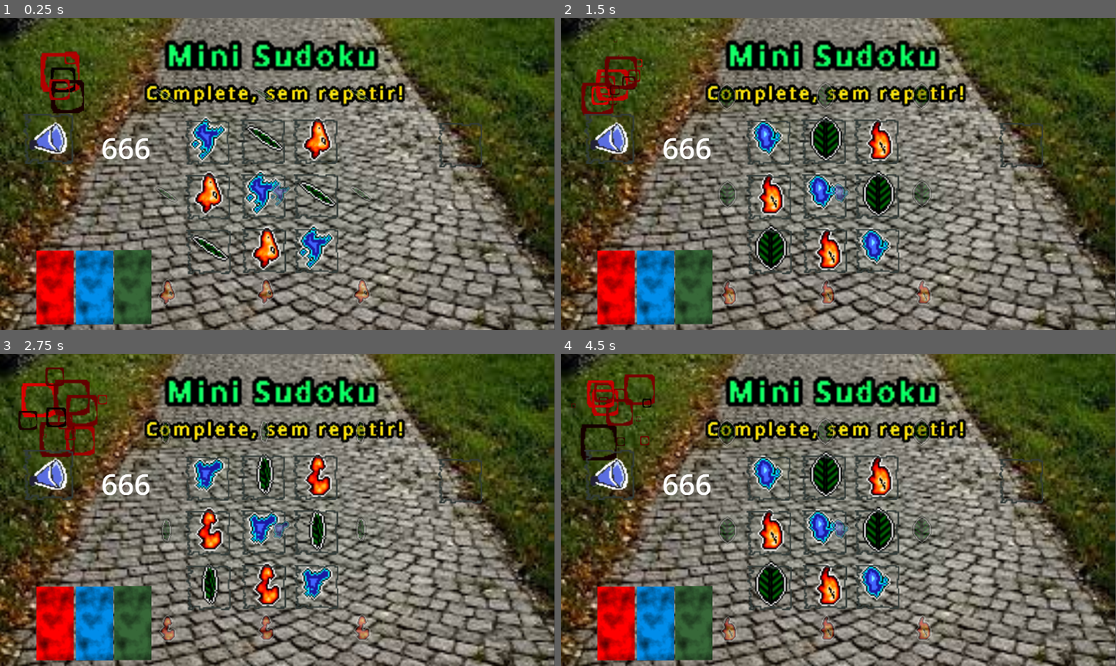
Above: before the commit, frames 1-4 (two rows, left to right).
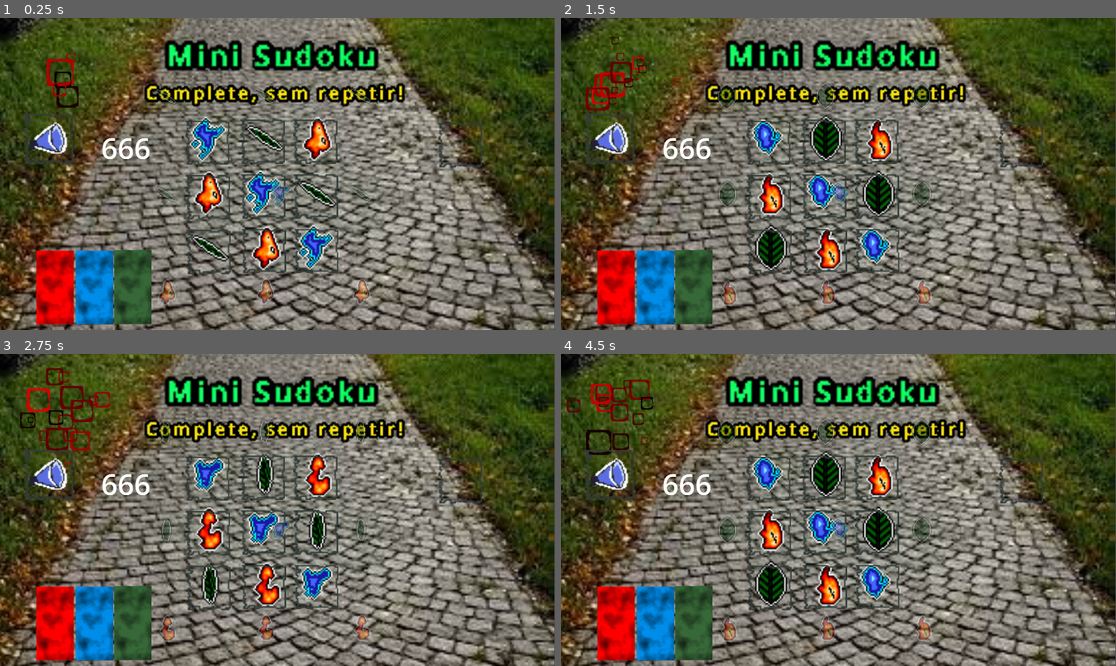
Above: after the commit, the same moments.

Repository: onoriofelipe/mini_sudoku
Game: Godot game, scene res://microjogos/2024S1/projeto_felipe_onorio/cenas/main.tscn
The game is run twice, just before and just after one commit, with the same random seed, the same clock (stepped at 60 frames per second) and the same inputs. Sound files missing from this copy of the repository are replaced by a short silence.
Inputs:
- Up to frame 1 (0.25 s): no input
- Up to frame 2 (1.5 s): hold Right (direita) 0.53-1.28 s; hold Space (acao) 0.53-1.28 s; hold Down (baixo) from 1.28 s (still down); tap Space (acao) at 1.35 s
- Up to frame 3 (2.75 s): release Down (baixo) at 2.03 s; hold Right (direita) from 2.03 s (still down); hold Space (acao) from 2.03 s (still down)
- Up to frame 4 (4.5 s): release Right (direita) at 2.78 s; release Space (acao) at 2.78 s; hold Up (cima) 2.78-3.53 s; tap Space (acao) at 2.85, 4.35 s; hold Space (acao) 3.53-4.28 s; hold Left (esquerda) from 3.53 s (still down)

The runs differ from the first frame. In frame 1, 1.0% of the frame differs, in the area x 7-16%, y 10-31%; in frame 2, 1.1%; in frame 3, 1.9%, in the area x 3-20%, y 4-38%; in frame 4, 1.6%.

Commit message:
Add initial destroyed cell animation for visual feedback

Diff:
--- a/microjogos/2024S1/projeto_felipe_onorio/cenas/area_cell_0.gd
+++ b/microjogos/2024S1/projeto_felipe_onorio/cenas/area_cell_0.gd
@@ -9,6 +9,7 @@
 
 var marked_for_destruction: bool = false
 
+signal play_destruction_animation()
 signal cell_popped(state: State)
 
 enum State {EMPTY, FIRST, SECOND, THIRD }
@@ -47,6 +48,7 @@
 func _ready():
 	#cursor_area.row_and_column_complete.connect(self.maybe_destroy_self)
 	cell_popped.connect(score_label.accumulate_state)
+	play_destruction_animation.connect($destroyed_animation.on_play_destroyed_animation)
 	pass
 
 # TODO: change for handling from row node notification
@@ -79,6 +81,7 @@
 func get_next():
 	last_state = state
 	# play_destruction_animation_shader_or_vfx()
+	play_destruction_animation.emit()
 	state = next_display.pop_next()
 	update()
 	pass
--- /dev/null
+++ b/microjogos/2024S1/projeto_felipe_onorio/cenas/destroyed_animation.gd
@@ -0,0 +1,17 @@
+extends CPUParticles2D
+
+# Called when the node enters the scene tree for the first time.
+func _ready():
+
+	pass # Replace with function body.
+
+
+# Called every frame. 'delta' is the elapsed time since the previous frame.
+func _process(delta):
+	pass
+
+func on_play_destroyed_animation():
+	#emitting = true
+	emitting = true
+	restart()
+	print("tried to play destroy animation")
--- a/microjogos/2024S1/projeto_felipe_onorio/cenas/main.tscn
+++ b/microjogos/2024S1/projeto_felipe_onorio/cenas/main.tscn
@@ -21,6 +21,7 @@
 [ext_resource type="Script" path="res://microjogos/2024S1/projeto_felipe_onorio/cenas/score_label.gd" id="14_scouh"]
 [ext_resource type="Script" path="res://microjogos/2024S1/projeto_felipe_onorio/cenas/mana.gd" id="15_1rcye"]
 [ext_resource type="Script" path="res://microjogos/2024S1/projeto_felipe_onorio/cenas/next_display.gd" id="17_y5pjc"]
+[ext_resource type="Script" path="res://microjogos/2024S1/projeto_felipe_onorio/cenas/destroyed_animation.gd" id="19_x0x13"]
 [ext_resource type="Script" path="res://microjogos/2024S1/projeto_felipe_onorio/cenas/row.gd" id="20_n1n8m"]
 [ext_resource type="Script" path="res://microjogos/2024S1/projeto_felipe_onorio/cenas/the_test_button.gd" id="23_dofep"]
 
@@ -35,17 +36,26 @@
 color_ramp = SubResource("Gradient_n40rd")
 noise = SubResource("FastNoiseLite_m7mfj")
 
+[sub_resource type="Gradient" id="Gradient_ycyuc"]
+offsets = PackedFloat32Array(0.394309, 0.51626, 0.686992, 0.760163)
+colors = PackedColorArray(1, 0.25098, 0, 1, 1, 1, 1, 1, 1, 1, 1, 1, 1, 1, 1, 0)
+
+[sub_resource type="GradientTexture2D" id="GradientTexture2D_hemmq"]
+gradient = SubResource("Gradient_ycyuc")
+fill = 1
+fill_from = Vector2(0.5, 0.5)
+
+[sub_resource type="Curve" id="Curve_wm11p"]
+_data = [Vector2(0.0070922, 0.652457), 0.0, 0.0, 0, 0, Vector2(0.592199, 0.502168), 0.0, 0.0, 0, 0, Vector2(1, 0.182803), 0.0, 0.0, 0, 0]
+point_count = 3
+
+[sub_resource type="Gradient" id="Gradient_of1jo"]
+colors = PackedColorArray(1, 0, 0, 1, 1, 1, 0, 1)
+
+[sub_resource type="Gradient" id="Gradient_vok31"]
+
 [sub_resource type="CanvasTexture" id="CanvasTexture_eo2l5"]
 diffuse_texture = ExtResource("12_ervd2")
-
-[sub_resource type="Curve" id="Curve_wm11p"]
-_data = [Vector2(0, 1), 0.0, 0.0, 0, 0, Vector2(1, 0), 0.0, 0.0, 0, 0]
-point_count = 2
-
-[sub_resource type="Gradient" id="Gradient_of1jo"]
-colors = PackedColorArray(1, 0, 0, 1, 1, 1, 0, 1)
-
-[sub_resource type="Gradient" id="Gradient_vok31"]
 
 [node name="Main" type="Node2D"]
 script = ExtResource("1_1yj3m")
@@ -190,6 +200,28 @@
 speed_scale = 4.0
 script = ExtResource("17_y5pjc")
 
+[node name="destroyed_animation" type="CPUParticles2D" parent="status_checker/area_cell_0"]
+z_index = 2
+position = Vector2(-4, 0)
+emitting = false
+amount = 15
+one_shot = true
+speed_scale = 2.33
+explosiveness = 1.0
+texture = SubResource("GradientTexture2D_hemmq")
+emission_shape = 2
+emission_sphere_radius = 0.01
+direction = Vector2(0, 0)
+spread = 180.0
+gravity = Vector2(0, 0)
+initial_velocity_min = 96.35
+initial_velocity_max = 155.95
+scale_amount_curve = SubResource("Curve_wm11p")
+color = Color(0.87451, 1, 0.32549, 1)
+color_ramp = SubResource("Gradient_of1jo")
+color_initial_ramp = SubResource("Gradient_vok31")
+script = ExtResource("19_x0x13")
+
 [node name="area_cell_1" type="Area2D" parent="status_checker" node_paths=PackedStringArray("right_neighbor", "left_neighbor", "down_neighbor")]
 position = Vector2(915, 421)
 script = ExtResource("5_n4jon")
@@ -219,6 +251,28 @@
 speed_scale = 4.0
 script = ExtResource("17_y5pjc")
 
+[node name="destroyed_animation" type="CPUParticles2D" parent="status_checker/area_cell_1"]
+z_index = 2
+position = Vector2(-4, 0)
+emitting = false
+amount = 15
+one_shot = true
+speed_scale = 2.33
+explosiveness = 1.0
+texture = SubResource("GradientTexture2D_hemmq")
+emission_shape = 2
+emission_sphere_radius = 0.01
+direction = Vector2(0, 0)
+spread = 180.0
+gravity = Vector2(0, 0)
+initial_velocity_min = 96.35
+initial_velocity_max = 155.95
+scale_amount_curve = SubResource("Curve_wm11p")
+color = Color(0.87451, 1, 0.32549, 1)
+color_ramp = SubResource("Gradient_of1jo")
+color_initial_ramp = SubResource("Gradient_vok31")
+script = ExtResource("19_x0x13")
+
 [node name="area_cell_2" type="Area2D" parent="status_checker" node_paths=PackedStringArray("left_neighbor", "down_neighbor")]
 position = Vector2(1097, 421)
 script = ExtResource("5_n4jon")
@@ -244,6 +298,28 @@
 scale = Vector2(3, 3)
 speed_scale = 4.0
 script = ExtResource("17_y5pjc")
+
+[node name="destroyed_animation" type="CPUParticles2D" parent="status_checker/area_cell_2"]
+z_index = 2
+position = Vector2(-4, 0)
+emitting = false
+amount = 15
+one_shot = true
+speed_scale = 2.33
+explosiveness = 1.0
+texture = SubResource("GradientTexture2D_hemmq")
+emission_shape = 2
+emission_sphere_radius = 0.01
+direction = Vector2(0, 0)
+spread = 180.0
+gravity = Vector2(0, 0)
+initial_velocity_min = 96.35
+initial_velocity_max = 155.95
+scale_amount_curve = SubResource("Curve_wm11p")
+color = Color(0.87451, 1, 0.32549, 1)
+color_ramp = SubResource("Gradient_of1jo")
+color_initial_ramp = SubResource("Gradient_vok31")
+script = ExtResource("19_x0x13")
 
 [node name="area_cell_3" type="Area2D" parent="status_checker" node_paths=PackedStringArray("right_neighbor", "up_neighbor", "down_neighbor")]
 position = Vector2(726, 613)
@@ -272,6 +348,28 @@
 scale = Vector2(3, 3)
 speed_scale = 4.0
 script = ExtResource("17_y5pjc")
+
+[node name="destroyed_animation" type="CPUParticles2D" parent="status_checker/area_cell_3"]
+z_index = 2
+position = Vector2(-4, 0)
+emitting = false
+amount = 15
+one_shot = true
+speed_scale = 2.33
+explosiveness = 1.0
+texture = SubResource("GradientTexture2D_hemmq")
+emission_shape = 2
+emission_sphere_radius = 0.01
+direction = Vector2(0, 0)
+spread = 180.0
+gravity = Vector2(0, 0)
+initial_velocity_min = 96.35
+initial_velocity_max = 155.95
+scale_amount_curve = SubResource("Curve_wm11p")
+color = Color(0.87451, 1, 0.32549, 1)
+color_ramp = SubResource("Gradient_of1jo")
+color_initial_ramp = SubResource("Gradient_vok31")
+script = ExtResource("19_x0x13")
 
 [node name="area_cell_4" type="Area2D" parent="status_checker" node_paths=PackedStringArray("right_neighbor", "left_neighbor", "up_neighbor", "down_neighbor")]
 position = Vector2(917, 610)
@@ -303,6 +401,28 @@
 speed_scale = 4.0
 script = ExtResource("17_y5pjc")
 
+[node name="destroyed_animation" type="CPUParticles2D" parent="status_checker/area_cell_4"]
+z_index = 2
+position = Vector2(-4, 0)
+emitting = false
+amount = 15
+one_shot = true
+speed_scale = 2.33
+explosiveness = 1.0
+texture = SubResource("GradientTexture2D_hemmq")
+emission_shape = 2
+emission_sphere_radius = 0.01
+direction = Vector2(0, 0)
+spread = 180.0
+gravity = Vector2(0, 0)
+initial_velocity_min = 96.35
+initial_velocity_max = 155.95
+scale_amount_curve = SubResource("Curve_wm11p")
+color = Color(0.87451, 1, 0.32549, 1)
+color_ramp = SubResource("Gradient_of1jo")
+color_initial_ramp = SubResource("Gradient_vok31")
+script = ExtResource("19_x0x13")
+
 [node name="area_cell_5" type="Area2D" parent="status_checker" node_paths=PackedStringArray("left_neighbor", "up_neighbor", "down_neighbor")]
 position = Vector2(1099, 610)
 script = ExtResource("5_n4jon")
@@ -332,6 +452,28 @@
 speed_scale = 4.0
 script = ExtResource("17_y5pjc")
 
+[node name="destroyed_animation" type="CPUParticles2D" parent="status_checker/area_cell_5"]
+z_index = 2
+position = Vector2(-4, 0)
+emitting = false
+amount = 15
+one_shot = true
+speed_scale = 2.33
+explosiveness = 1.0
+texture = SubResource("GradientTexture2D_hemmq")
+emission_shape = 2
+emission_sphere_radius = 0.01
+direction = Vector2(0, 0)
+spread = 180.0
+gravity = Vector2(0, 0)
+initial_velocity_min = 96.35
+initial_velocity_max = 155.95
+scale_amount_curve = SubResource("Curve_wm11p")
+color = Color(0.87451, 1, 0.32549, 1)
+color_ramp = SubResource("Gradient_of1jo")
+color_initial_ramp = SubResource("Gradient_vok31")
+script = ExtResource("19_x0x13")
+
 [node name="area_cell_6" type="Area2D" parent="status_checker" node_paths=PackedStringArray("right_neighbor", "up_neighbor")]
 position = Vector2(728, 802)
 script = ExtResource("5_n4jon")
@@ -360,6 +502,28 @@
 speed_scale = 4.0
 script = ExtResource("17_y5pjc")
 
+[node name="destroyed_animation" type="CPUParticles2D" parent="status_checker/area_cell_6"]
+z_index = 2
+position = Vector2(-4, 0)
+emitting = false
+amount = 15
+one_shot = true
+speed_scale = 2.33
+explosiveness = 1.0
+texture = SubResource("GradientTexture2D_hemmq")
+emission_shape = 2
+emission_sphere_radius = 0.01
+direction = Vector2(0, 0)
+spread = 180.0
+gravity = Vector2(0, 0)
+initial_velocity_min = 96.35
+initial_velocity_max = 155.95
+scale_amount_curve = SubResource("Curve_wm11p")
+color = Color(0.87451, 1, 0.32549, 1)
+color_ramp = SubResource("Gradient_of1jo")
+color_initial_ramp = SubResource("Gradient_vok31")
+script = ExtResource("19_x0x13")
+
 [node name="area_cell_7" type="Area2D" parent="status_checker" node_paths=PackedStringArray("right_neighbor", "left_neighbor", "up_neighbor")]
 position = Vector2(919, 799)
 script = ExtResource("5_n4jon")
@@ -388,6 +552,28 @@
 speed_scale = 4.0
 script = ExtResource("17_y5pjc")
 
+[node name="destroyed_animation" type="CPUParticles2D" parent="status_checker/area_cell_7"]
+z_index = 2
+position = Vector2(-4, 0)
+emitting = false
+amount = 15
+one_shot = true
+speed_scale = 2.33
+explosiveness = 1.0
+texture = SubResource("GradientTexture2D_hemmq")
+emission_shape = 2
+emission_sphere_radius = 0.01
+direction = Vector2(0, 0)
+spread = 180.0
+gravity = Vector2(0, 0)
+initial_velocity_min = 96.35
+initial_velocity_max = 155.95
+scale_amount_curve = SubResource("Curve_wm11p")
+color = Color(0.87451, 1, 0.32549, 1)
+color_ramp = SubResource("Gradient_of1jo")
+color_initial_ramp = SubResource("Gradient_vok31")
+script = ExtResource("19_x0x13")
+
 [node name="area_cell_8" type="Area2D" parent="status_checker" node_paths=PackedStringArray("left_neighbor", "up_neighbor")]
 position = Vector2(1101, 799)
 script = ExtResource("5_n4jon")
@@ -415,6 +601,28 @@
 scale = Vector2(3, 3)
 speed_scale = 4.0
 script = ExtResource("17_y5pjc")
+
+[node name="destroyed_animation" type="CPUParticles2D" parent="status_checker/area_cell_8"]
+z_index = 2
+position = Vector2(-4, 0)
+emitting = false
+amount = 15
+one_shot = true
+speed_scale = 2.33
+explosiveness = 1.0
+texture = SubResource("GradientTexture2D_hemmq")
+emission_shape = 2
+emission_sphere_radius = 0.01
+direction = Vector2(0, 0)
+spread = 180.0
+gravity = Vector2(0, 0)
+initial_velocity_min = 96.35
+initial_velocity_max = 155.95
+scale_amount_curve = SubResource("Curve_wm11p")
+color = Color(0.87451, 1, 0.32549, 1)
+color_ramp = SubResource("Gradient_of1jo")
+color_initial_ramp = SubResource("Gradient_vok31")
+script = ExtResource("19_x0x13")
 
 [node name="row_0" type="Sprite2D" parent="status_checker" node_paths=PackedStringArray("cells")]
 script = ExtResource("20_n1n8m")
@@ -491,6 +699,29 @@
 texture_pressed = ExtResource("12_ervd2")
 script = ExtResource("23_dofep")
 
+[node name="destroyed_animation_gpu" type="GPUParticles2D" parent="."]
+position = Vector2(2097, 510)
+
+[node name="destroyed_animation" type="CPUParticles2D" parent="."]
+visible = false
+z_index = 2
+position = Vector2(-4, 0)
+amount = 15
+speed_scale = 2.33
+explosiveness = 1.0
+texture = SubResource("GradientTexture2D_hemmq")
+emission_shape = 2
+emission_sphere_radius = 0.01
+direction = Vector2(0, 0)
+spread = 180.0
+gravity = Vector2(0, 0)
+initial_velocity_min = 96.35
+initial_velocity_max = 155.95
+scale_amount_curve = SubResource("Curve_wm11p")
+color = Color(0.87451, 1, 0.32549, 1)
+color_ramp = SubResource("Gradient_of1jo")
+color_initial_ramp = SubResource("Gradient_vok31")
+
 [connection signal="down_pressed" from="." to="cursor_area" method="_on_main_down_pressed"]
 [connection signal="finished" from="interface_static_elements/audio_stream_player" to="interface_static_elements/audio_stream_player" method="_on_finished"]
 [connection signal="win_condition" from="cursor_area" to="." method="_on_cursor_area_win_condition"]
Not shown: 1 places in microjogos/2024S1/projeto_felipe_onorio/cenas/main.tscn that only renumber resources
